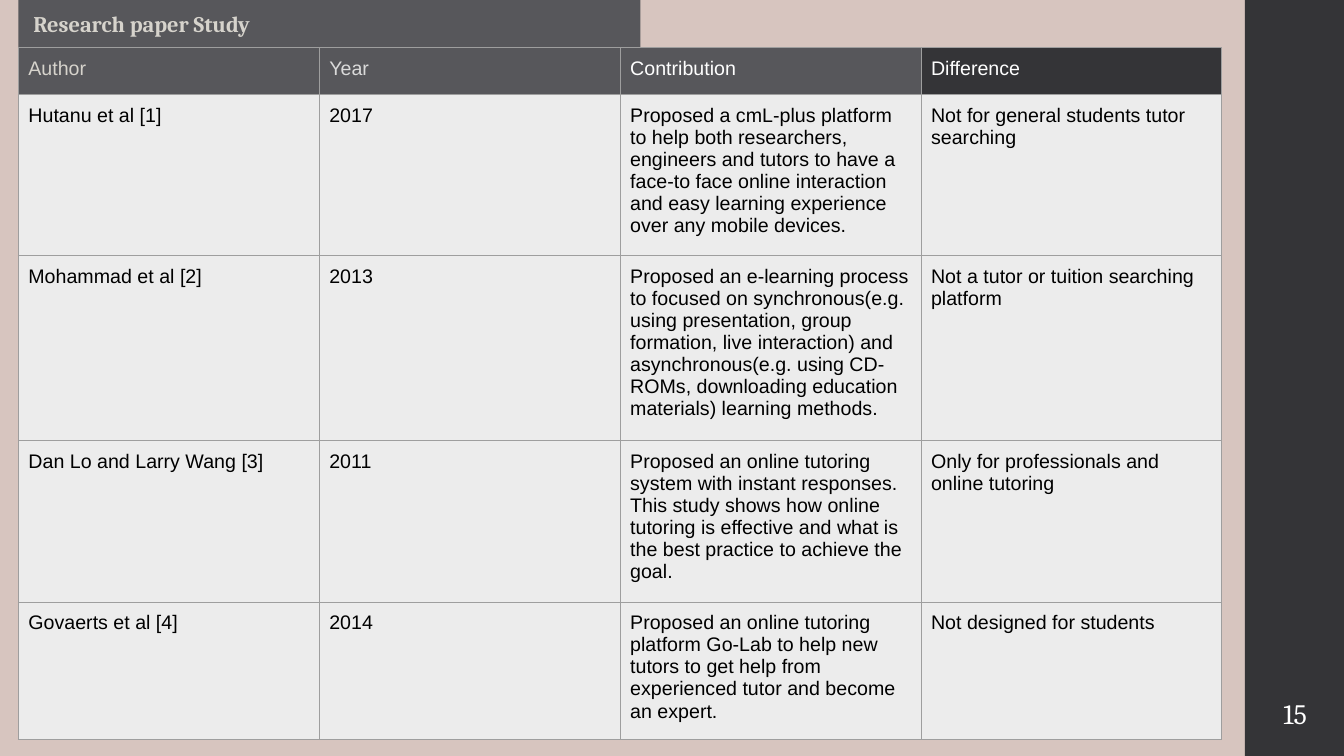
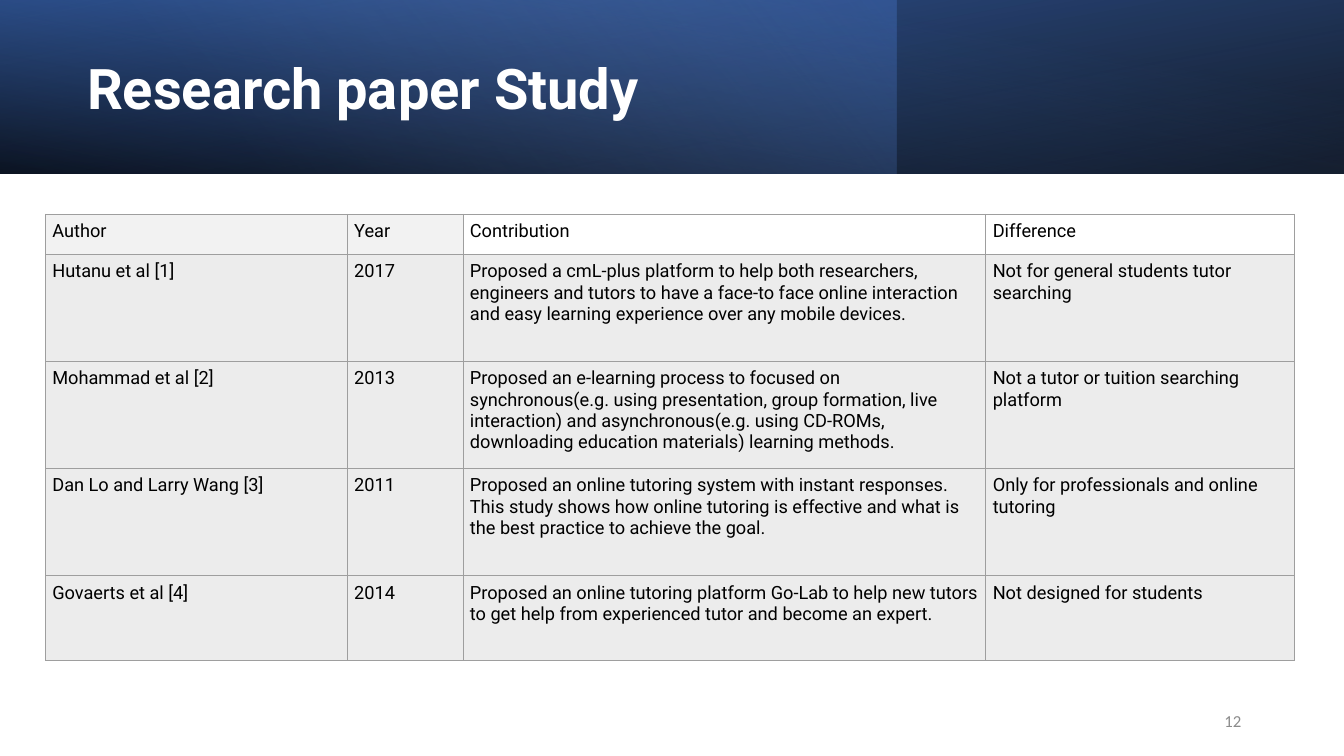
Before and after one commit to rayhanalshorif133/MSCSE-UIU, a slide deck: slide 12 of CSE-6159-SSA/ProTutorBD_OLD.pptx (slide 15 before the commit). Drawn at 1344x756 pixels with LibreOffice and Linux fonts; fonts in the diff are those of the drawing. Boxes give left, top, right and bottom in pixels: in the first picture for what was removed or moved away, otherwise in the second. Text is boxed around its words. In the diff, an @@ line names an element or a change of style, - is before the commit and + after.

```diff
--- a/CSE-6159-SSA/ProTutorBD_OLD.pptx
+++ b/CSE-6159-SSA/ProTutorBD_OLD.pptx
@@ background #D7C5BF to #FFFFFF @@
@@ rectangle added at (0, 0, 1344, 173), fill gradient #000000 to #2F5597 @@
@@ rectangle added at (0, 0, 896, 173), fill gradient #4472C4 to #8FAADC @@
@@ rectangle added at (0, 0, 1344, 173), fill gradient #000000 to #4472C4 @@
@@ text "Research paper Study": place and size @@
-text "Research paper Study" at (33, 16, 250, 37)
+text "Research paper Study" at (87, 67, 638, 121)
@@ text "Research paper Study" at (87, 67, 638, 121): size 16 to 40 pt, font Cambria to Roboto, text colour #D6D3CC to #FFFFFF; line spacing 1 to 0.9; more space between paragraphs; vertical alignment top to middle @@
@@ rectangle removed at (1245, 0, 1344, 756) @@
@@ table at (45, 215, 1295, 660) @@
@@ fill #57575B to #F2F2F2 in 2 cells @@
@@ fill #57575B to #FFFFFF in row 1, column 3 @@
@@ fill #343437 to #FFFFFF in row 1, column 4 @@
@@ size 14 to 13 pt, font Arial to Roboto @@
@@ text colour #D6D3CC to #000000 in "Author" @@
@@ text colour #DADADA to #000000 in "Year" @@
@@ text colour #FEFEFE to #000000 in "Contribution", "Difference" @@
@@ table: place and size @@
-table at (18, 47, 1224, 740)
+table at (45, 215, 1295, 660)
@@ page number added at (1224, 716, 1241, 727), 12 pt, text #8C8C8C @@
+12
@@ page number removed at (1283, 705, 1306, 724) @@
-15
```
Also in this commit, not shown: 8 other slides changed, 5 slides added, 8 slides removed, 3 other files.
